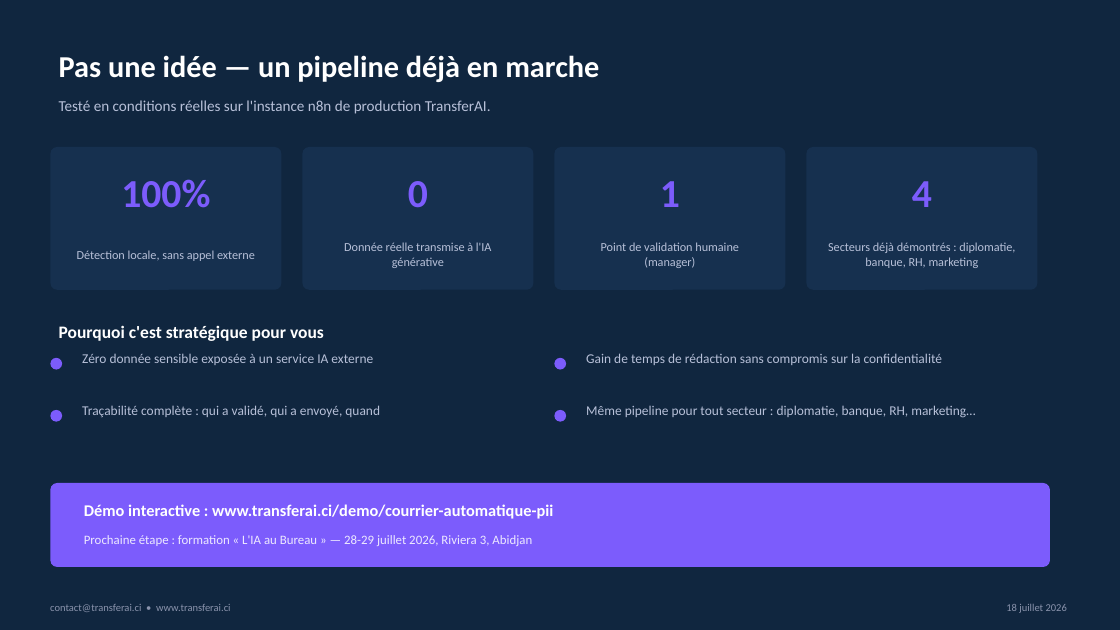
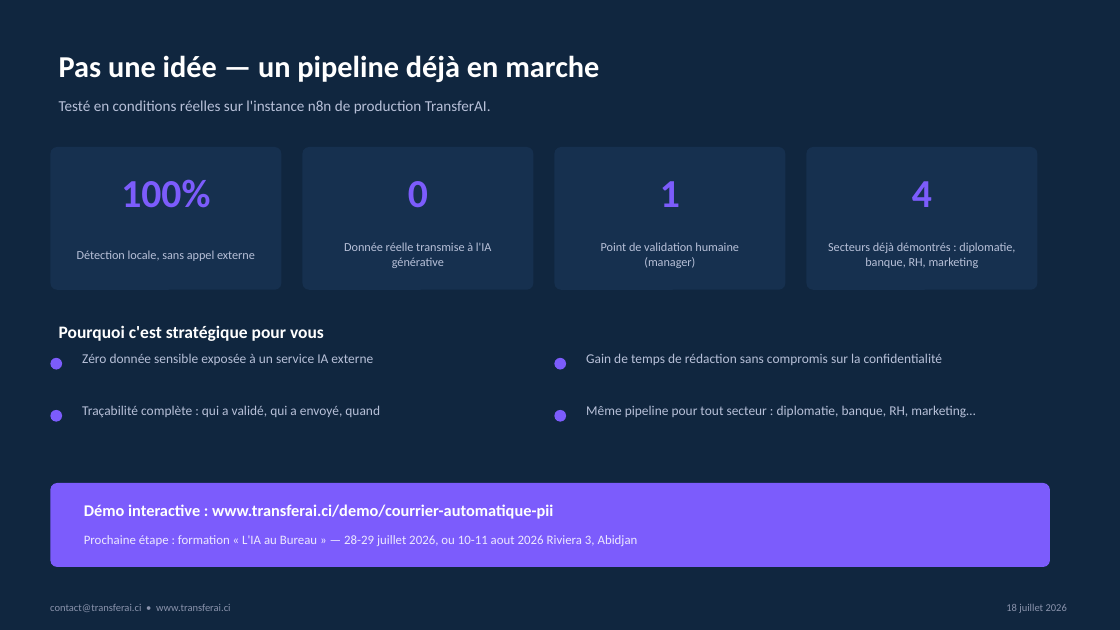
Before and after one commit to mayoro1972/connect-ia-bloom, a slide deck: slide 3 of docs/transferai-admin/Webinaire_Courrier_Confidentiel_PII_Roland_Coffi.pptx. Drawn at 1120x630 pixels with LibreOffice and Linux fonts; fonts in the diff are those of the drawing. Boxes give left, top, right and bottom in pixels: in the first picture for what was removed or moved away, otherwise in the second. Text is boxed around its words. In the diff, an @@ line names an element or a change of style, - is before the commit and + after.

```diff
--- a/docs/transferai-admin/Webinaire_Courrier_Confidentiel_PII_Roland_Coffi.pptx
+++ b/docs/transferai-admin/Webinaire_Courrier_Confidentiel_PII_Roland_Coffi.pptx
@@ text at [84,535,638,546]: text changed @@
-Prochaine étape : formation « L'IA au Bureau » — 28-29 juillet 2026, Riviera 3, Abidjan
+Prochaine étape : formation « L'IA au Bureau » — 28-29 juillet 2026, ou 10-11 aout 2026 Riviera 3, Abidjan
```
Also in this commit, not shown: 1 other slide changed, 31 other files.
